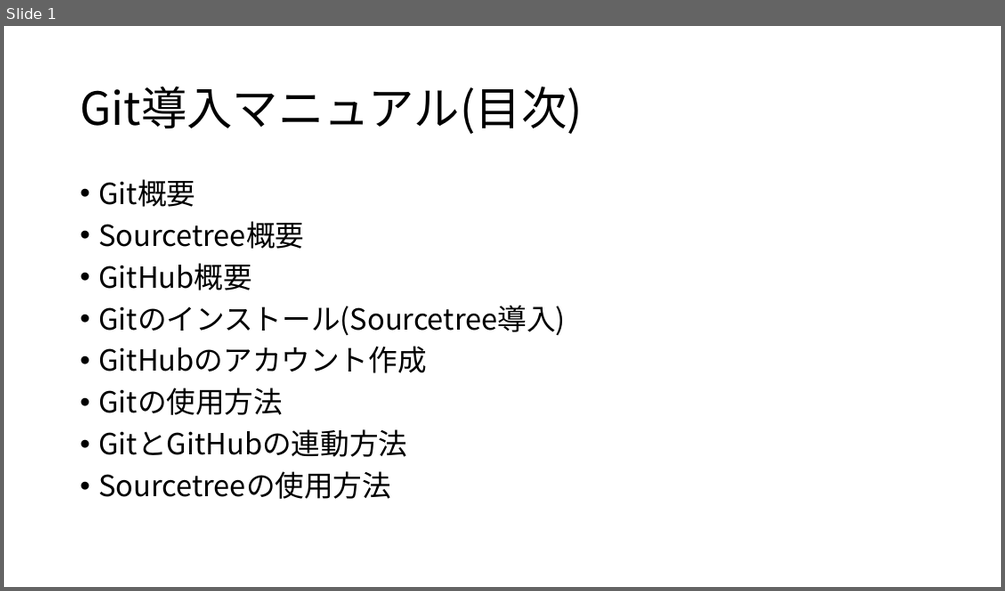
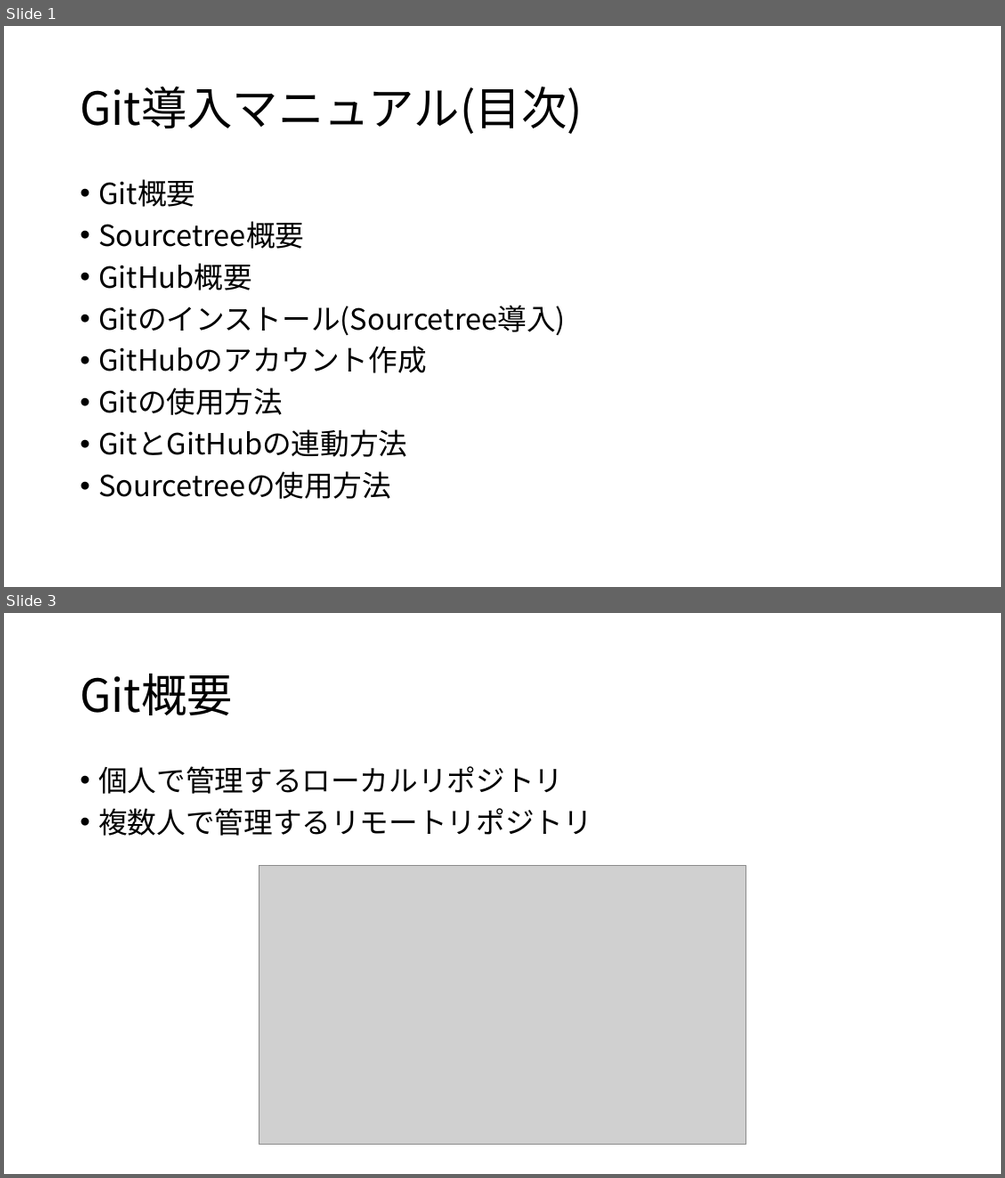
Before and after one commit to h-sasamura/test, a slide deck: Gti導入マニュアル.pptx. Shown one above the other, each under a label of ours: slide 1 before the commit, slides 1 and 3 after it; the slides between them are not shown. The pictures are 1005x591 and 1005x1178 pixels, drawn with LibreOffice and Linux fonts; fonts in the diff are those of the drawing; grey boxes stand for pictures. Boxes give left, top, right and bottom in pixels: in the first picture for what was removed or moved away, otherwise in the second. Text is boxed around its words. In the diff, an @@ line names an element or a change of style, - is before the commit and + after.

Commit message:
Git概要追加1

```diff
--- a/Gti導入マニュアル.pptx
+++ b/Gti導入マニュアル.pptx
@@ slide 3 added at (x1=4, y1=613, x2=1001, y2=1174), background #FFFFFF @@
@@ title added at (x1=80, y1=674, x2=233, y2=715), 44 pt, text #000000 @@
+Git概要
@@ text added at (x1=98, y1=766, x2=592, y2=835), 28 pt, text #000000 @@
+• 個人で管理するローカルリポジトリ
+• 複数人で管理するリモートリポジトリ
@@ picture added at (x1=259, y1=865, x2=745, y2=1144) @@
```
Also in this commit, not shown: 1 other slide added.
